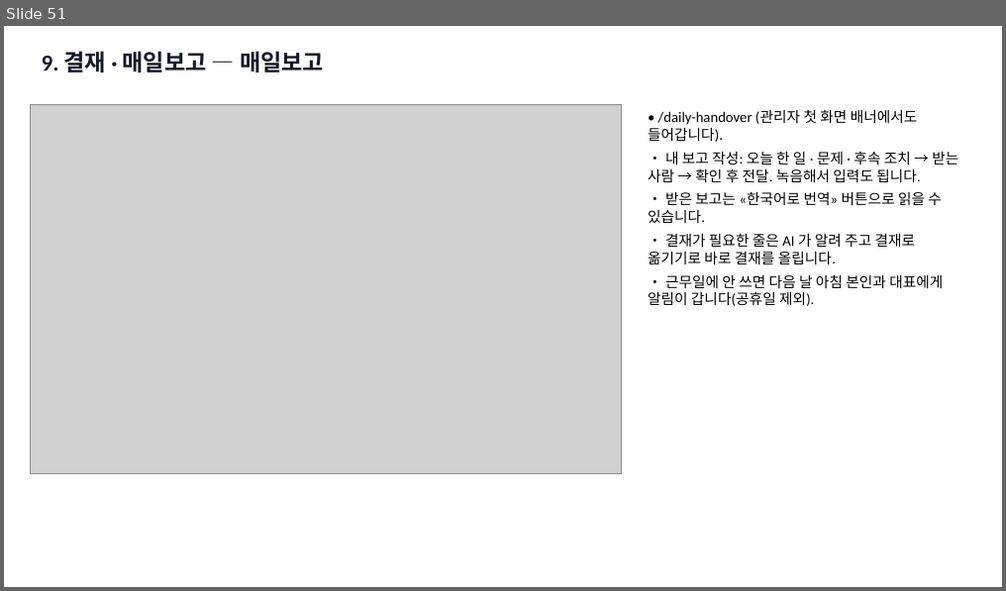
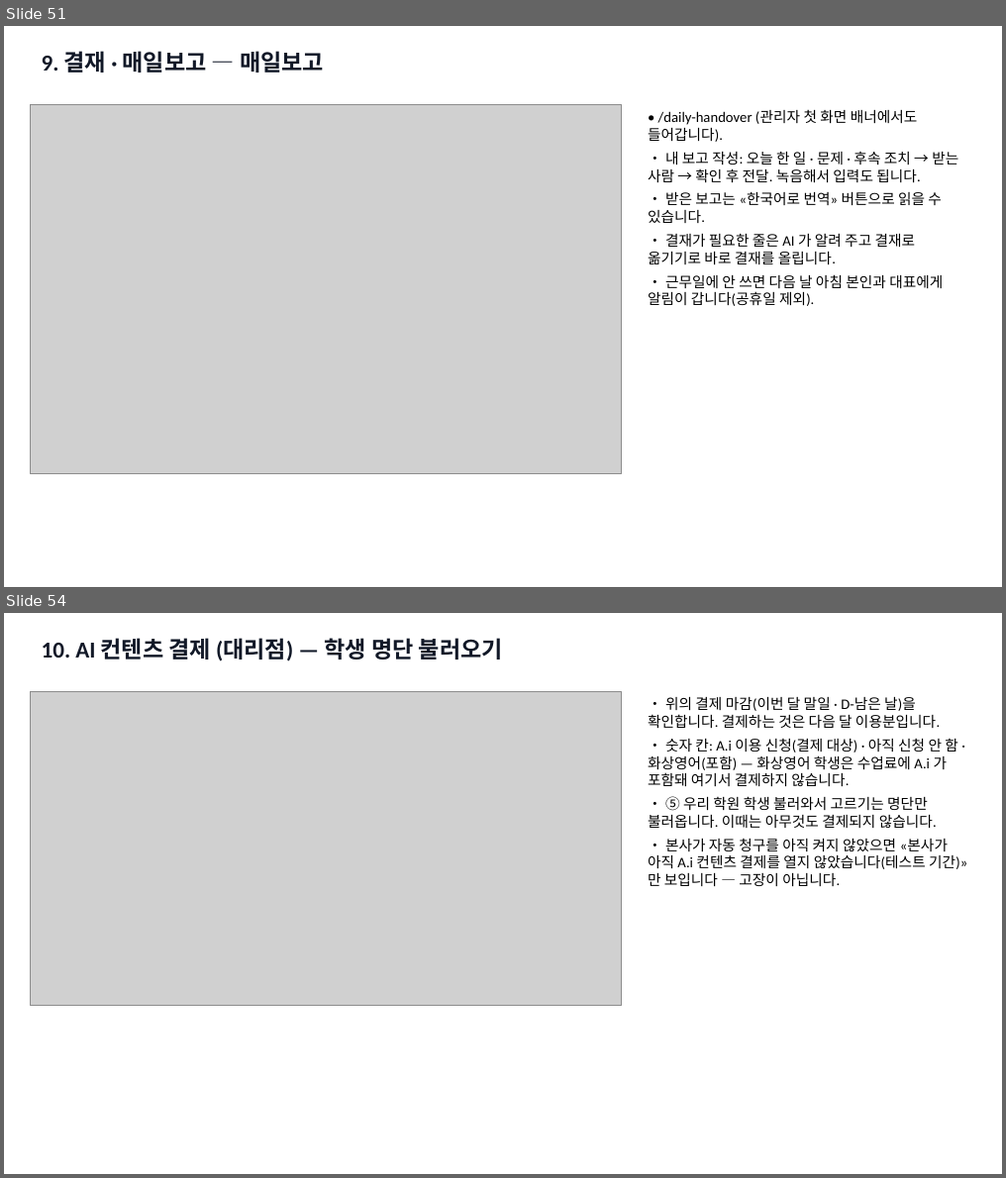
Before and after one commit to navy111p-sudo/mangoiweb, a slide deck: cloudflare-deploy/public/library/admin/admin-kr.pptx. Shown one above the other, each under a label of ours: slide 51 before the commit, slides 51 and 54 after it; the slides between them are not shown. The pictures are 1006x591 and 1006x1178 pixels, drawn with LibreOffice and Linux fonts; fonts in the diff are those of the drawing; grey boxes stand for pictures. Boxes give left, top, right and bottom in pixels: in the first picture for what was removed or moved away, otherwise in the second. Text is boxed around its words. In the diff, an @@ line names an element or a change of style, - is before the commit and + after.

```diff
--- a/cloudflare-deploy/public/library/admin/admin-kr.pptx
+++ b/cloudflare-deploy/public/library/admin/admin-kr.pptx
@@ slide 54 added at bbox=[4, 613, 1002, 1174], background #FFFFFF @@
@@ text added at bbox=[42, 638, 503, 662], 22 pt, text #111827, bold @@
+10. AI 컨텐츠 결제 (대리점) — 학생 명단 불러오기
@@ picture added at bbox=[30, 691, 622, 1006] @@
@@ text added at bbox=[648, 697, 967, 886], 14 pt, text #000000 @@
+• 위의 결제 마감(이번 달 말일 · D-남은 날)을 확인합니다. 결제하는 것은 다음 달 이용분입니다.
+• 숫자 칸: A.i 이용 신청(결제 대상) · 아직 신청 안 함 · 화상영어(포함) — 화상영어 학생은 수업료에 A.i 가 포함돼 여기서 결제하지 않습니다.
+• ⑤ 우리 학원 학생 불러와서 고르기는 명단만 불러옵니다. 이때는 아무것도 결제되지 않습니다.
+• 본사가 자동 청구를 아직 켜지 않았으면 «본사가 아직 A.i 컨텐츠 결제를 열지 않았습니다(테스트 기간)» 만 보입니다 — 고장이 아닙니다.
```
Also in this commit, not shown: 3 slides changed, 6 other slides added, 21 other files.
